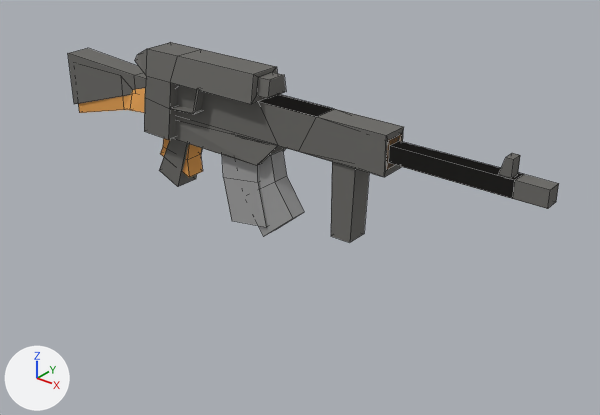
Two versions of the Blender file Assets/Models/SASCharacter.blend, one commit apart.
Before and after are seen from a camera (50 mm lens) standing at (4.4, -4.44, 3.97) and looking at (1.09, -0.3, 1.4). The axes (+X, +Y, +Z) are drawn at lower left. The lights are the same throughout. Mesh edges are drawn as thin lines. The same objects are shown in both versions, whatever each file hides.

The scene before the commit, as lines of its bpy script (objects in view):
```python
me_cube_009 = bpy.data.meshes.new('Cube.009')
me_cube_009.from_pydata(...)  # 64 vertices, 60 faces; spans x -1.47..1.72, y -0.1..0.1, z -0.48..0.29
# faces by material slot: [50, 10]
me_cube_009.materials.append(mat_barrel)  # grey #72716e
me_cube_009.materials.append(mat_magazine)  # grey #a5a5a5
me_cube_013 = bpy.data.meshes.new('Cube.013')
me_cube_013.from_pydata(...)  # 94 vertices, 86 faces; spans x -1.44..1.56, y -0.1..0.1, z -0.52..0.32
# faces by material slot: [37, 13, 36]
me_cube_013.materials.append(mat_barrel)  # grey #72716e
me_cube_013.materials.append(mat_magazine)  # grey #a5a5a5
me_cube_013.materials.append(mat_wood)  # orange #e7a45a
me_cube_014 = bpy.data.meshes.new('Cube.014')
me_cube_014.from_pydata(...)  # 44 vertices, 40 faces; spans x -1.77..6.65, y -1.0..1.0, z -4.06..0.33
me_cube_014.materials.append(mat_barrel)  # grey #72716e
ob_cube_003 = bpy.data.objects.new('Cube.003', me_cube_009)
ob_cube_003.location = (1.515, -1.262, 2.281)
ob_cube_007 = bpy.data.objects.new('Cube.007', me_cube_013)
ob_cube_007.location = (1.515, -1.262, 2.281)
ob_cube_008 = bpy.data.objects.new('Cube.008', me_cube_014)
ob_cube_008.location = (0.973, -1.299, 2.696)
ob_cube_008.scale = (0.114, 0.114, 0.114)
```
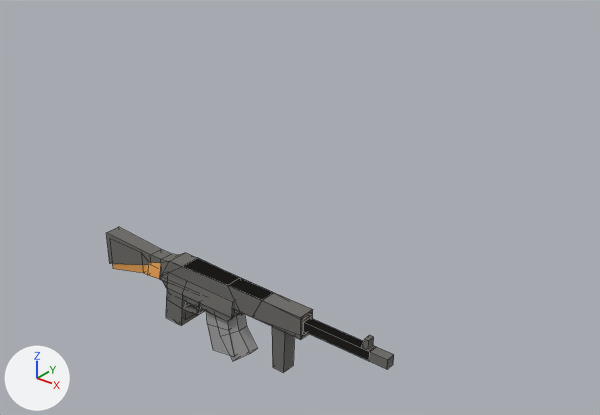
Where the newer file only moved an object's origin or applied its transform, the numbers keep the older frame.

Changed parts and their boxes (x1, y1, x2, y2) in the pictures (600 x 415 px):
'Cube.003', moved: before (68, 48, 559, 243); after (106, 227, 394, 373)
'Cube.007', moved: before (78, 85, 522, 237); after (113, 253, 374, 361)
'Cube.008', mesh moved: before (135, 42, 286, 140); after (160, 276, 243, 325)

The change, as a list of edits to the scene's bpy script:
```text
Change me_cube_014:
    where me_cube_014.from_pydata(...)  # 44 vertices, 40 faces; spans x -1.77..6.65, y -1.0..1.0, z -4.06..0.33
    used by ob_cube_008; location = (0.973, -1.299, 2.696); scale = (0.114, 0.114, 0.114)
    me_cube_014 part 1: the whole mesh is moved by (-12.84, 11.36, -22.47)
Change ob_cube_003:
    ob_cube_003.location: (1.515, -1.262, 2.281) -> (0.0, 0.0, 0.0)
Change ob_cube_007:
    ob_cube_007.location: (1.515, -1.262, 2.281) -> (0.0, 0.0, 0.0)
```
